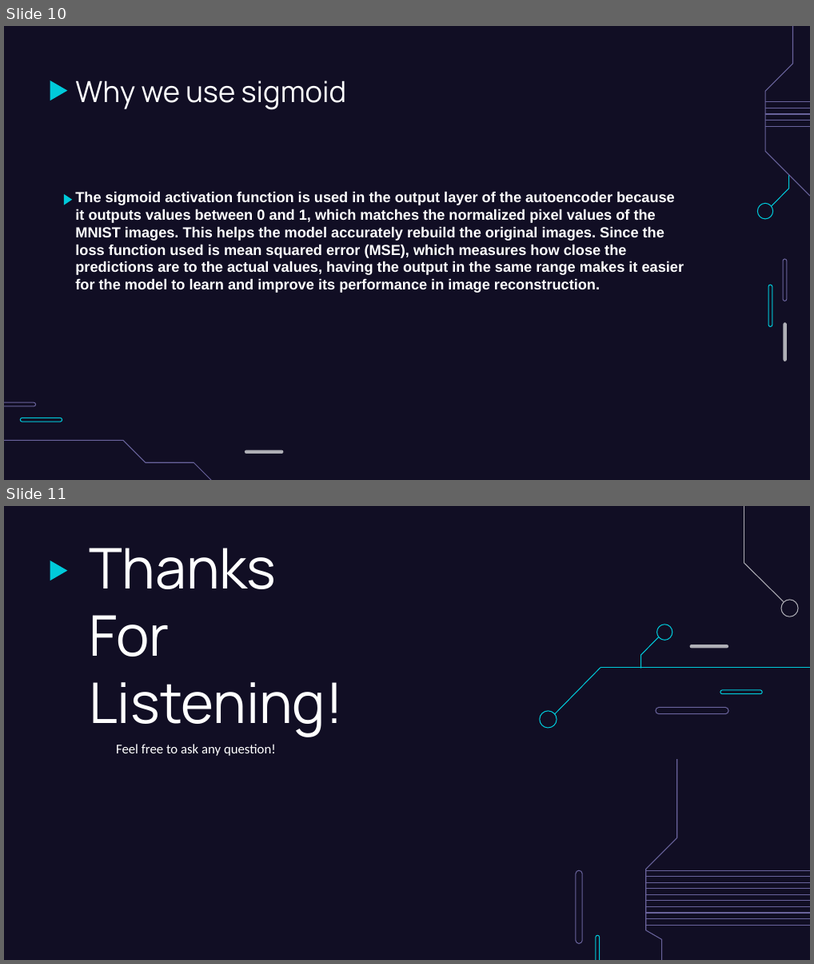
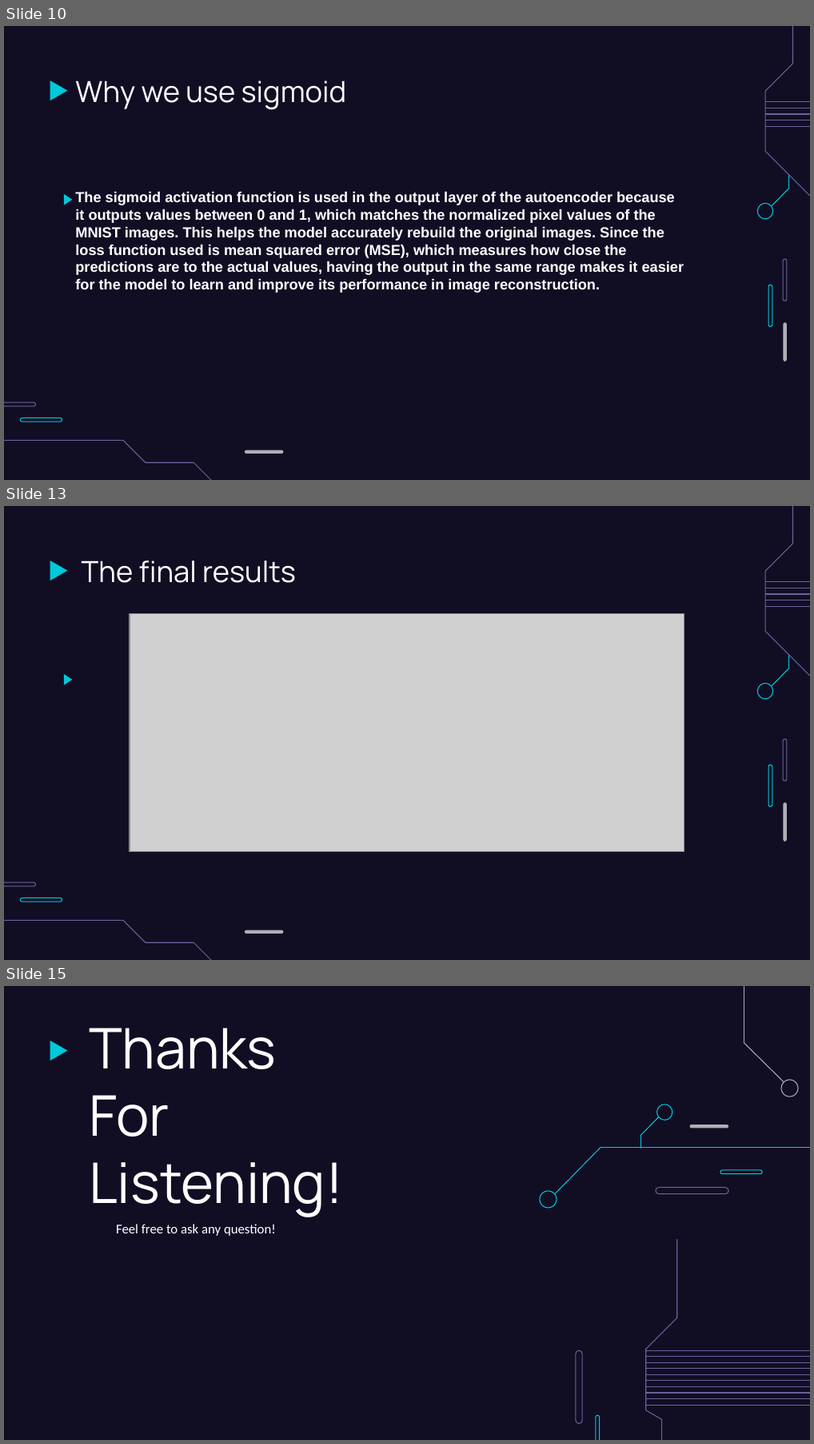
Before and after one commit to zahAdib/AutoEncoders-for-Anomaly-Detection, a slide deck: AutoEncoders.pptx. Shown one above the other, each under a label of ours: slides 10 and 11 before the commit, slides 10, 13 and 15 after it; the slides between them are not shown. The pictures are 814x964 and 814x1444 pixels, drawn with LibreOffice and Linux fonts; fonts in the diff are those of the drawing; grey boxes stand for pictures. Boxes give left, top, right and bottom in pixels: in the first picture for what was removed or moved away, otherwise in the second. Text is boxed around its words. In the diff, an @@ line names an element or a change of style, - is before the commit and + after.

```diff
--- a/AutoEncoders.pptx
+++ b/AutoEncoders.pptx
@@ slide 13 added at bbox=[4, 506, 810, 960], background #110E24; not listed: 16 template elements that a slide beside it also shows @@
@@ title added at bbox=[82, 560, 296, 583], 26 pt, text #FFFFFF @@
+The final results
@@ picture added at bbox=[130, 614, 685, 852] @@
@@ flow chart merge added at bbox=[65, 674, 73, 685], fill #00CADA @@
@@ what was slide 11 is now slide 15 @@
```
Also in this commit, not shown: 3 other slides added.
